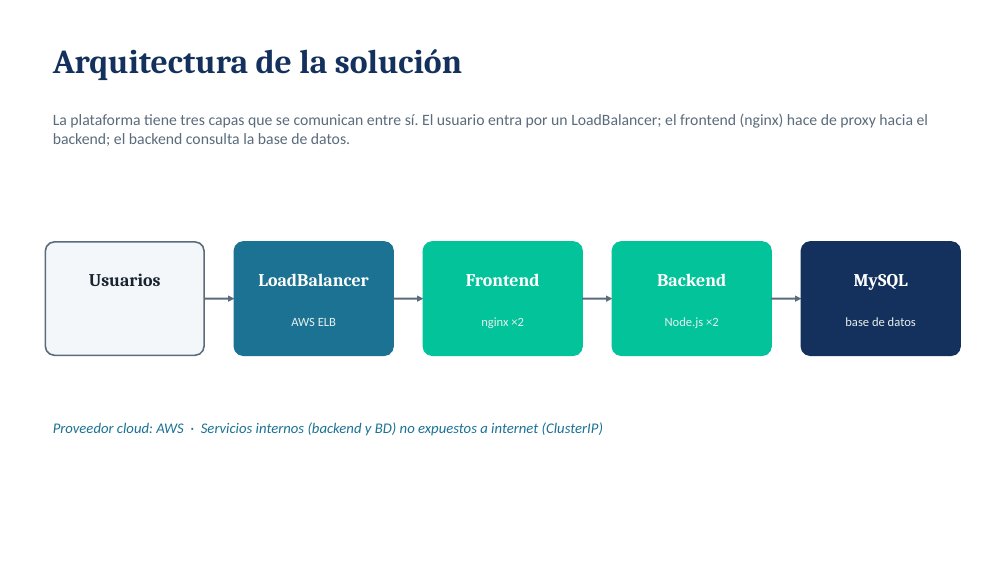
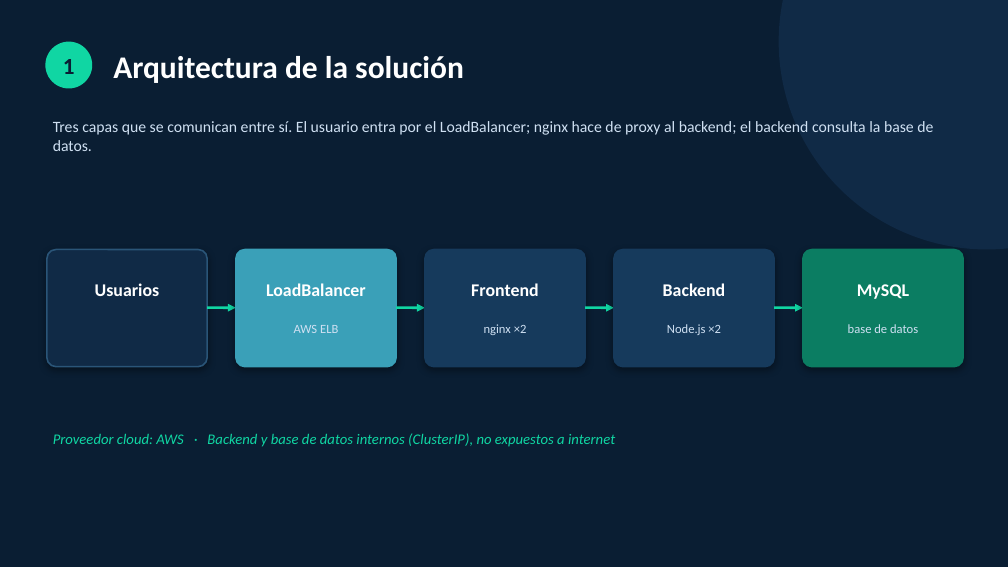
Before and after one commit to Marco-Parra25/Examen-DevOps-Profesor-Mario, a slide deck: slide 3 of docs/Presentacion_ISY1101_TiendaPerritos.pptx. Drawn at 1008x567 pixels with LibreOffice and Linux fonts; fonts in the diff are those of the drawing. Boxes give left, top, right and bottom in pixels: in the first picture for what was removed or moved away, otherwise in the second. Text is boxed around its words. In the diff, an @@ line names an element or a change of style, - is before the commit and + after.

```diff
--- a/docs/Presentacion_ISY1101_TiendaPerritos.pptx
+++ b/docs/Presentacion_ISY1101_TiendaPerritos.pptx
@@ background #FFFFFF to #0A1E33 @@
@@ ellipse added at [779,0,1008,250], fill #102A46 @@
@@ rounded rectangle added at [45,42,92,88], fill #10D6A3 @@
@@ text added at [63,59,75,74], 22 pt, text #0A1E33, bold @@
+1
@@ text "Arquitectura de la solución": place and size @@
-text "Arquitectura de la solución" at [53,49,462,80]
+text "Arquitectura de la solución" at [113,56,464,83]
@@ text "Arquitectura de la solución" at [113,56,464,83]: size 32 to 30 pt, font Cambria to Calibri, text colour #13315C to #FFFFFF @@
@@ text at [53,121,933,151]: text changed; text colour #5A6B7B to #CFE0F2 @@
-La plataforma tiene tres capas que se comunican entre sí. El usuario entra por un LoadBalancer; el frontend (nginx) hace de proxy hacia el backend; el backend consulta la base de datos.
+Tres capas que se comunican entre sí. El usuario entra por el LoadBalancer; nginx hace de proxy al backend; el backend consulta la base de datos.
@@ rounded rectangle removed at [45,242,204,355] @@
@@ rounded rectangle: place and size @@
-rounded rectangle at [234,242,393,355]
+rounded rectangle at [47,250,207,367]
@@ rounded rectangle at [47,250,207,367]: fill #1C7293 to #102A46; outline #1C7293 1.5 pt to #2A5578 1.5 pt; shadow on; proportions changed @@
@@ rounded rectangle added at [236,250,396,367], fill #3AA0B8, outline #3AA0B8 1.5 pt @@
@@ rounded rectangle: place and size @@
-rounded rectangle at [423,242,582,355]
+rounded rectangle at [425,250,585,367]
@@ rounded rectangle at [425,250,585,367]: fill #02C39A to #163A5C; outline #02C39A 1.5 pt to #163A5C 1.5 pt; shadow on; proportions changed @@
@@ rounded rectangle at [614,250,774,367]: fill #02C39A to #163A5C; outline #02C39A 1.5 pt to #163A5C 1.5 pt; shadow on; proportions changed @@
@@ rounded rectangle: place and size @@
-rounded rectangle at [613,242,771,355]
+rounded rectangle at [614,250,774,367]
@@ rounded rectangle: place and size @@
-rounded rectangle at [802,242,960,355]
+rounded rectangle at [803,250,963,367]
@@ rounded rectangle at [803,250,963,367]: fill #13315C to #0B7D62; outline #13315C 1.5 pt to #0B7D62 1.5 pt; shadow on; proportions changed @@
@@ text "Usuarios" at [95,283,160,296]: font Cambria to Calibri, text colour #1A2330 to #FFFFFF @@
@@ 9 texts: place and size @@
-9 texts at [89,273,916,328]
+9 texts at [95,283,918,335]
@@ font Cambria to Calibri in 4 elements at [266,283,366,296], [663,283,726,296], [857,284,909,299], [471,283,539,296] @@
@@ arrow (207, 308) - (236, 308): stroke #5A6B7B 2 pt to #10D6A3 2.5 pt @@
@@ arrow (396, 308) - (425, 308): stroke #5A6B7B 2 pt to #10D6A3 2.5 pt @@
@@ text colour #E6F0F0 to #CFE0F2 in 4 elements at [294,325,338,333], [667,324,721,335], [848,324,918,333], [484,324,527,335] @@
@@ arrow (585, 308) - (614, 308): stroke #5A6B7B 2 pt to #10D6A3 2.5 pt @@
@@ 4 arrows: place and size @@
-4 arrows at [204,299,802,299]
+4 arrows at [207,308,803,308]
@@ arrow (774, 308) - (803, 308): stroke #5A6B7B 2 pt to #10D6A3 2.5 pt @@
@@ text at [53,433,615,447]: text changed; text colour #1C7293 to #10D6A3 @@
-Proveedor cloud: AWS · Servicios internos (backend y BD) no expuestos a internet (ClusterIP)
+Proveedor cloud: AWS · Backend y base de datos internos (ClusterIP), no expuestos a internet
```
Also in this commit, not shown: 9 other slides changed.
